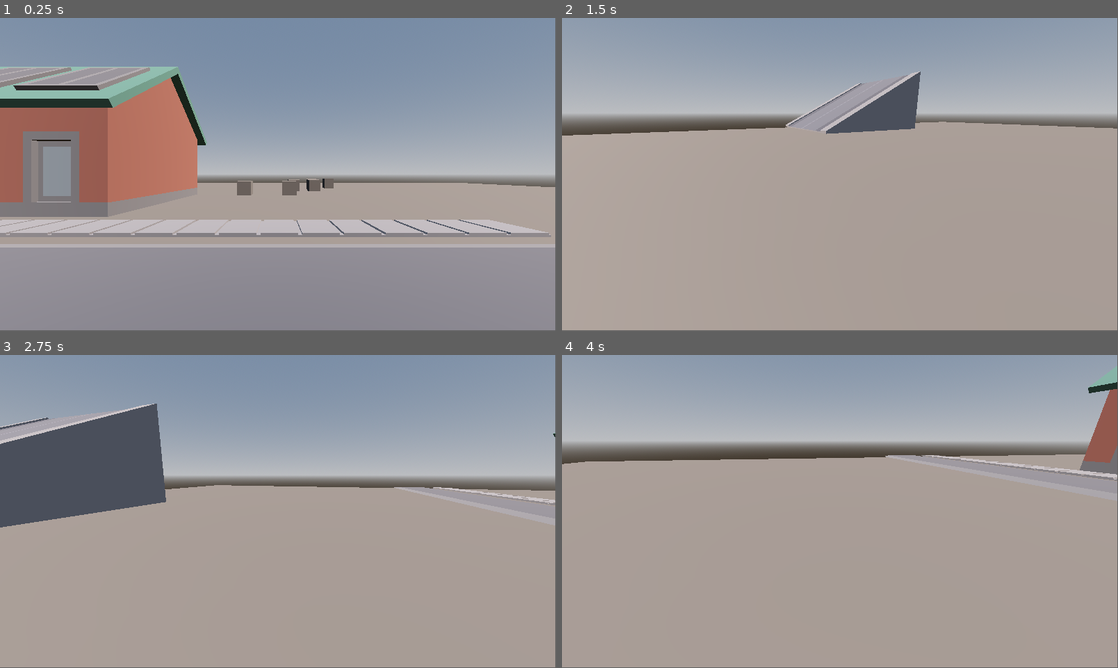
Above: before the commit, frames 1-4 (two rows, left to right).
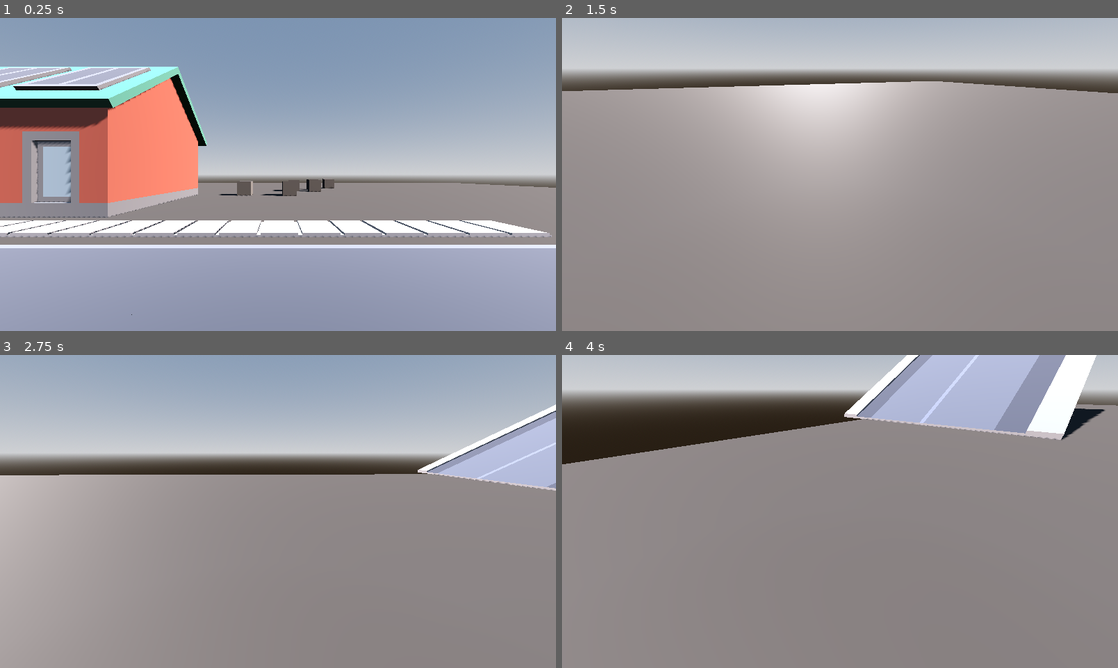
Above: after the commit, the same moments.

Repository: rzuf79/experiment-world
Game: Godot game, scene res://scenes/game.tscn
Two runs of this game, one before a commit and one after it. Both use one fixed random seed, a clock stepped at 60 frames per second and the inputs below.
Inputs (mouse positions are in pixels of both pictures, inside the frame that each line leads up to):
- Up to frame 1 (0.25 s): no input
- Up to frame 2 (1.5 s): tap Enter (ui_accept) at 0.5, 0.77 s; move the mouse to (962, 158) at 0.52 s; hold Right (right) 0.53-1.28 s; hold Shift (run) 0.53-1.28 s; click (962, 158) at 0.67 s; move the mouse to (812, 174) at 1.27 s; hold Up (up) from 1.28 s (still down); tap Shift (run) at 1.35 s
- Up to frame 3 (2.75 s): keep holding Up (up); tap Enter (ui_accept) at 1.52 s; move the mouse to (289, 505) at 2.02 s; hold Shift (run) from 2.03 s (still down)
- Up to frame 4 (4 s): keep holding Up (up); move the mouse to (834, 514) at 2.77 s; release Shift (run) at 2.78 s; tap Shift (run) at 2.85 s; tap Enter (ui_accept) at 3.02, 3.77 s; move the mouse to (878, 514) at 3.52 s; hold Shift (run) from 3.53 s (still down)
In our replay, the window is 799x449 before the commit and 800x450 after it. These sizes can differ from the game's own. Grey fills any space a smaller window leaves; there, only what the larger window draws over its background counts as a difference.

The runs differ from the first frame. In frame 1, 54% of the frame differs, in the area x 0-100%, y 15-100%; in frame 2, 51%; in frame 3, 63%; in frame 4, 91%, in the area x 0-100%, y 0-100%.

Commit message:
Enabled shadows so things look less crappy

Diff:
--- a/godot/project.godot
+++ b/godot/project.godot
@@ -14,6 +14,13 @@
 run/main_scene="res://scenes/game.tscn"
 config/features=PackedStringArray("4.2", "Forward Plus")
 config/icon="res://gfx/icon.svg"
+
+[display]
+
+window/size/viewport_width=1920
+window/size/viewport_height=1080
+window/stretch/mode="canvas_items"
+window/stretch/aspect="expand"
 
 [input]
 
--- a/godot/scenes/game.tscn
+++ b/godot/scenes/game.tscn
@@ -17,13 +17,11 @@
 
 [sub_resource type="Environment" id="Environment_7g161"]
 background_mode = 2
-background_energy_multiplier = 0.92
 sky = SubResource("Sky_gwjsx")
 ambient_light_sky_contribution = 0.0
 ambient_light_energy = 0.0
-tonemap_mode = 2
+tonemap_mode = 3
 sdfgi_enabled = true
-volumetric_fog_enabled = true
 volumetric_fog_density = 0.031
 
 [sub_resource type="BoxMesh" id="BoxMesh_kompn"]
@@ -47,8 +45,10 @@
 environment = SubResource("Environment_7g161")
 
 [node name="DirectionalLight3D" type="DirectionalLight3D" parent="."]
-transform = Transform3D(0.407827, -0.708262, 0.576231, -6.01732e-18, 0.6311, 0.775702, -0.913059, -0.316352, 0.257379, 0, 17.3282, 0)
+transform = Transform3D(0.36837, -0.368924, 0.853345, -0.175004, 0.873966, 0.453384, -0.913059, -0.316352, 0.25738, 0, 17.3282, 0)
 light_color = Color(1, 0.913725, 0.858824, 1)
+shadow_enabled = true
+shadow_blur = 2.0
 
 [node name="Player" parent="." instance=ExtResource("1_y6s1i")]
 
--- a/godot/scenes/player.gd
+++ b/godot/scenes/player.gd
@@ -6,6 +6,7 @@
 const CAMERA_SENSITIVITY = 50.0
 
 @onready var _camera = $Camera3D
+@onready var _mesh = $MeshInstance3D
 
 var _gravity = ProjectSettings.get_setting("physics/3d/default_gravity")
 var _look_dir := Vector2.ZERO
@@ -13,6 +14,7 @@
 
 func _ready():
 	pass
+	_mesh.visible = false
 
 
 func _physics_process(delta):
